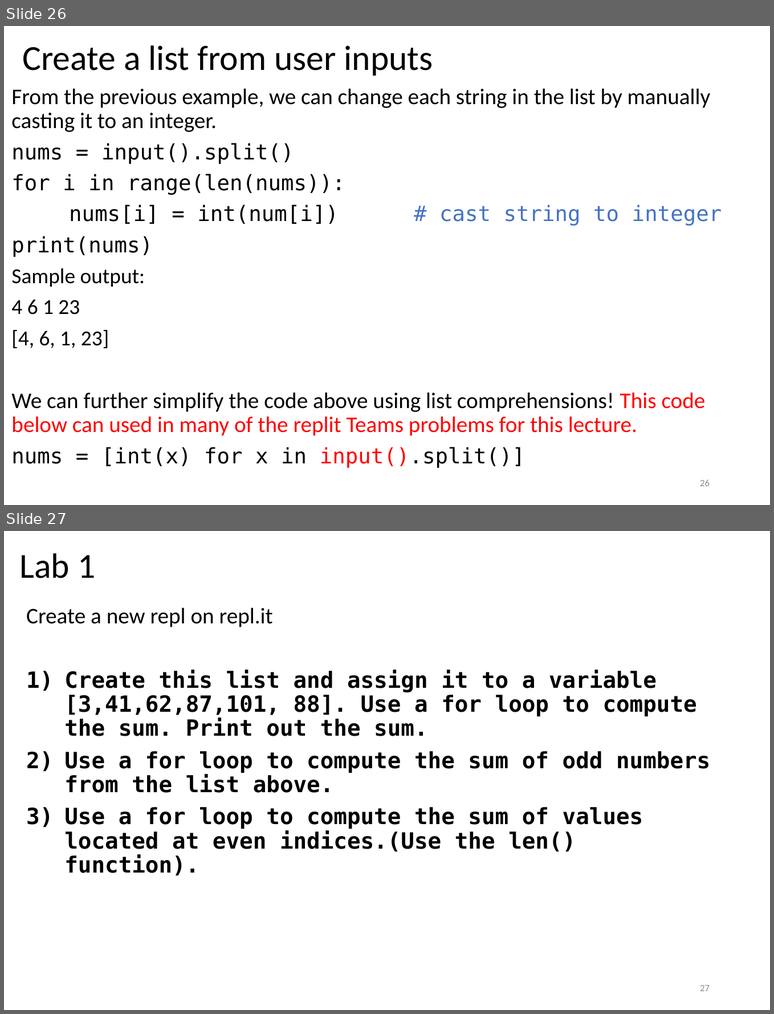
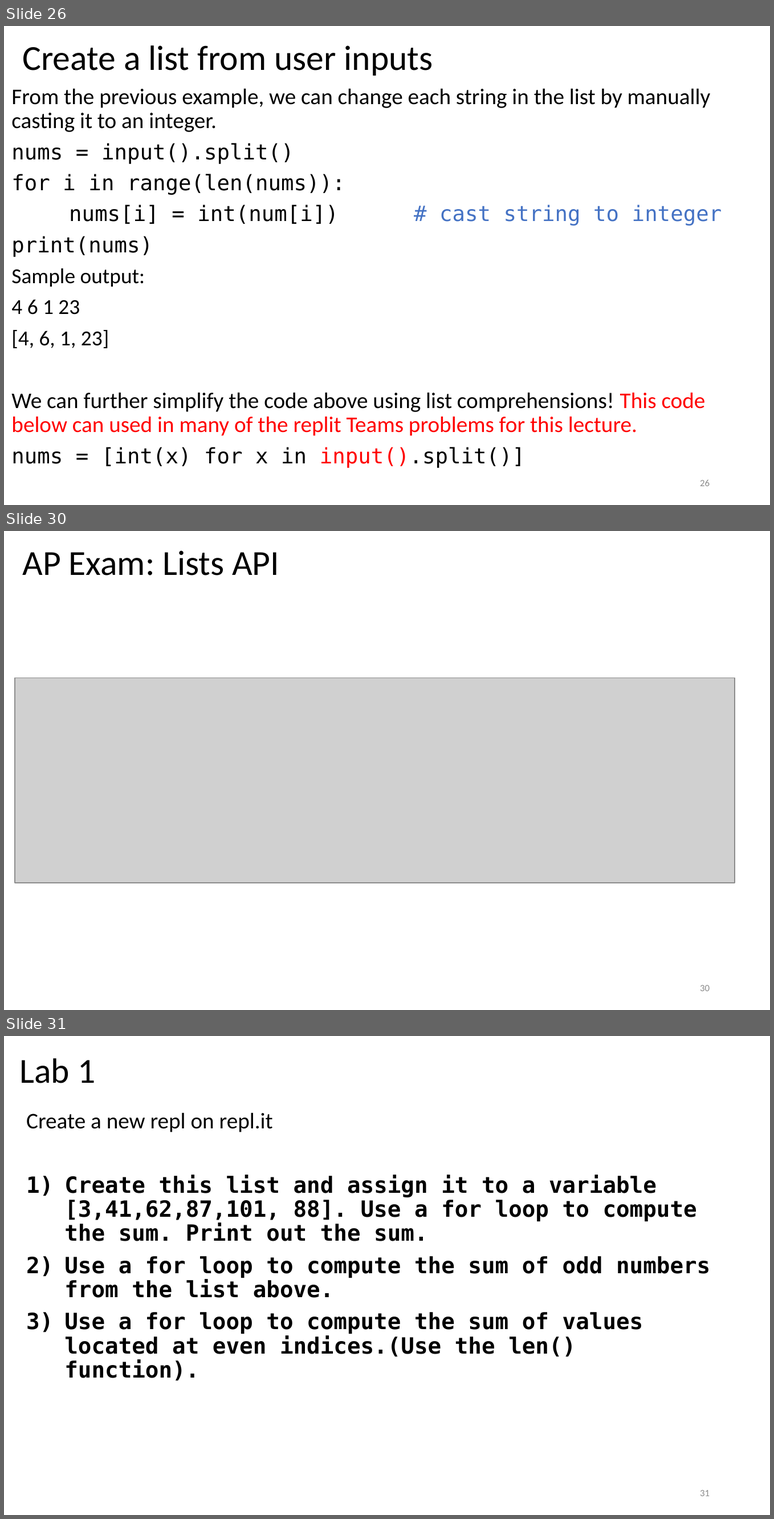
Before and after one commit to LongBaoNguyen/longbaonguyen.github.io, a slide deck: courses/apcsp/lect6.pptx. Shown one above the other, each under a label of ours: slides 26 and 27 before the commit, slides 26, 30 and 31 after it; the slides between them are not shown. The pictures are 774x1014 and 774x1519 pixels, drawn with LibreOffice and Linux fonts; fonts in the diff are those of the drawing; grey boxes stand for pictures. Boxes give left, top, right and bottom in pixels: in the first picture for what was removed or moved away, otherwise in the second. Text is boxed around its words. In the diff, an @@ line names an element or a change of style, - is before the commit and + after.

```diff
--- a/courses/apcsp/lect6.pptx
+++ b/courses/apcsp/lect6.pptx
@@ slide 30 added at bbox=[4, 531, 770, 1010], background #FFFFFF @@
@@ title added at bbox=[22, 550, 279, 575], 33 pt, text #000000 @@
+AP Exam: Lists API
@@ picture added at bbox=[15, 678, 735, 883] @@
@@ page number added at bbox=[700, 985, 710, 991], 9 pt, text #8C8C8C @@
+30
@@ what was slide 27 is now slide 31 @@
@@ page number at bbox=[700, 1490, 710, 1496]: text changed @@
-27
+31
```
Also in this commit, not shown: 1 slide changed, 3 other slides added, 1 other file.
